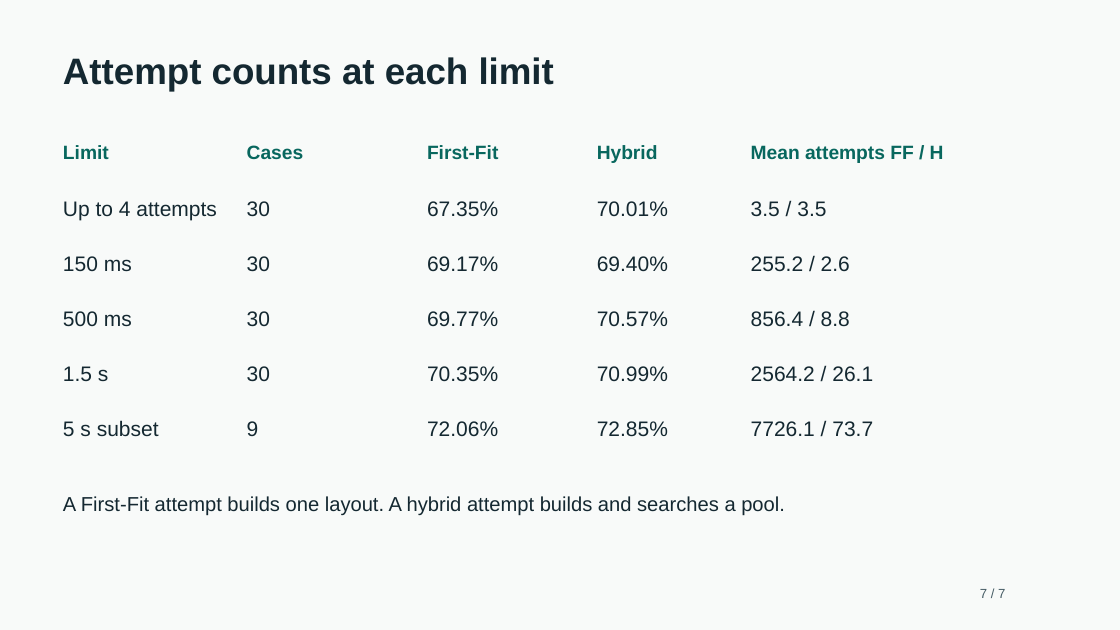
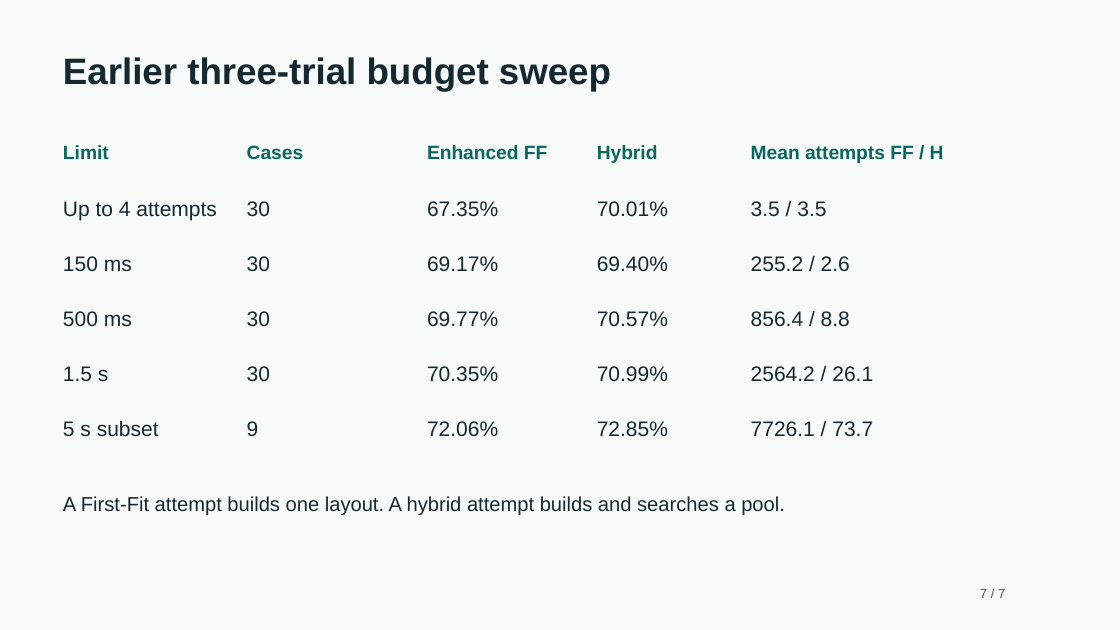
Before and after one commit to AhladM0di/Hybrid-Algorithm-Based-3D-Container-Loading-Optimisation, a slide deck: slide 7 of container_loading/docs/demo_slides.pptx. Drawn at 1120x630 pixels with LibreOffice and Linux fonts; fonts in the diff are those of the drawing. Boxes give left, top, right and bottom in pixels: in the first picture for what was removed or moved away, otherwise in the second. Text is boxed around its words. In the diff, an @@ line names an element or a change of style, - is before the commit and + after.

Commit message:
Finalize five-trial results and address assignment review findings

```diff
--- a/container_loading/docs/demo_slides.pptx
+++ b/container_loading/docs/demo_slides.pptx
@@ text at box(63, 57, 611, 92): text changed @@
-Attempt counts at each limit
+Earlier three-trial budget sweep
@@ text at box(427, 145, 547, 159): text changed @@
-First-Fit
+Enhanced FF
```
Also in this commit, not shown: 4 other slides changed, 1 slide added, 1 slide removed, 22 other files.
